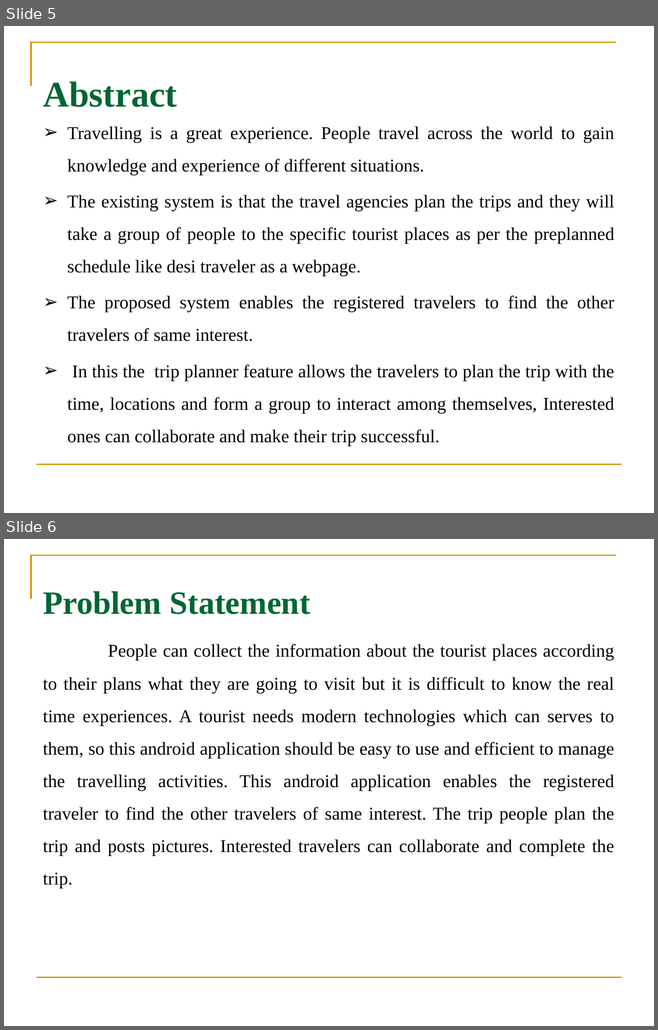
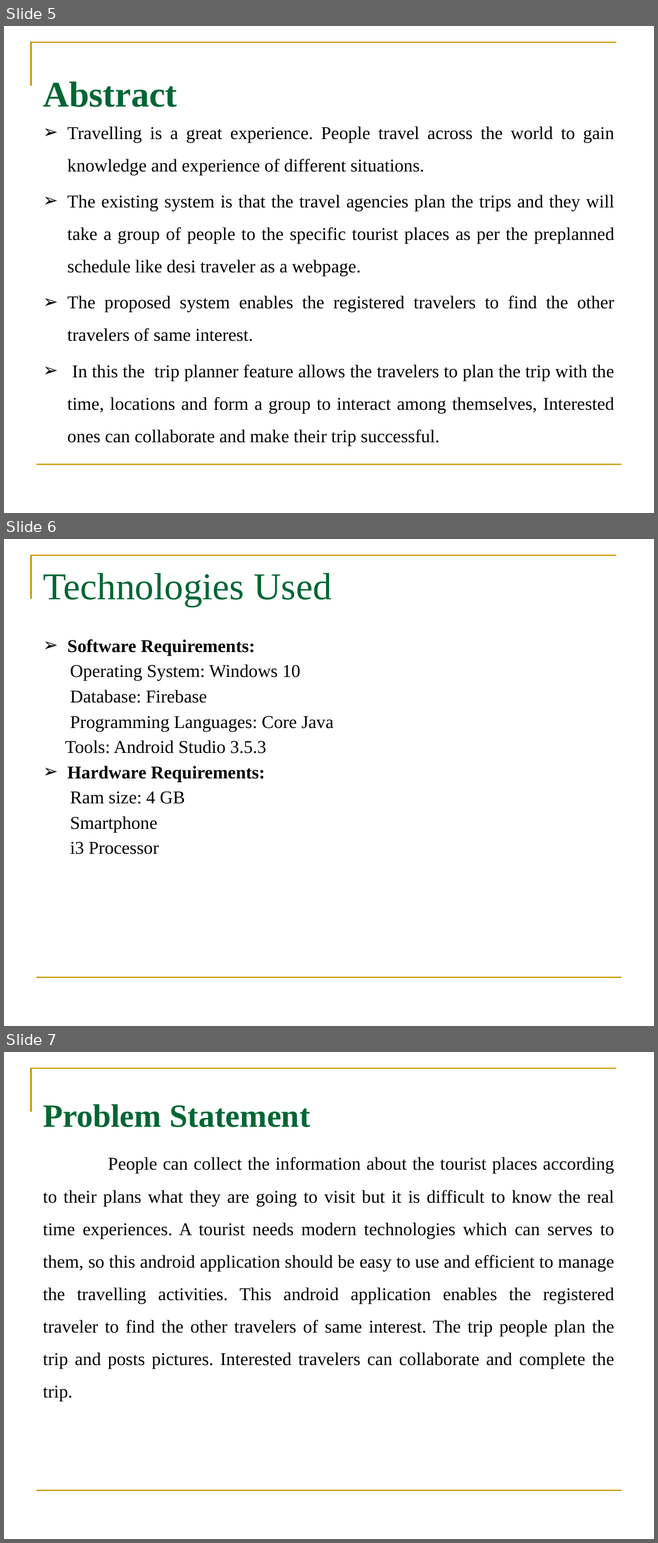
Before and after one commit to pavaniboya/TRIP-PLANNER, a slide deck: FINAL REVIEW.pptx. Shown one above the other, each under a label of ours: slides 5 and 6 before the commit, slides 5, 6 and 7 after it. The pictures are 658x1030 and 658x1543 pixels, drawn with LibreOffice and Linux fonts; fonts in the diff are those of the drawing; background and template pictures are left out. Boxes give left, top, right and bottom in pixels: in the first picture for what was removed or moved away, otherwise in the second. Text is boxed around its words. In the diff, an @@ line names an element or a change of style, - is before the commit and + after.

```diff
--- a/FINAL REVIEW.pptx
+++ b/FINAL REVIEW.pptx
@@ slide 6 added at box(4, 539, 654, 1026), background #FFFFFF; not listed: 2 template elements that a slide beside it also shows @@
@@ title added at box(43, 573, 332, 607), 42 pt, text #006633 @@
+Technologies Used
@@ text added at box(65, 639, 333, 855), 20 pt, text #000000 @@
+➢ Software Requirements:
+Operating System: Windows 10
+Database: Firebase
+Programming Languages: Core Java
+Tools: Android Studio 3.5.3
+➢ Hardware Requirements:
+Ram size: 4 GB
+Smartphone
+i3 Processor
@@ what was slide 6 is now slide 7 @@
```
Also in this commit, not shown: 8 slides changed.
